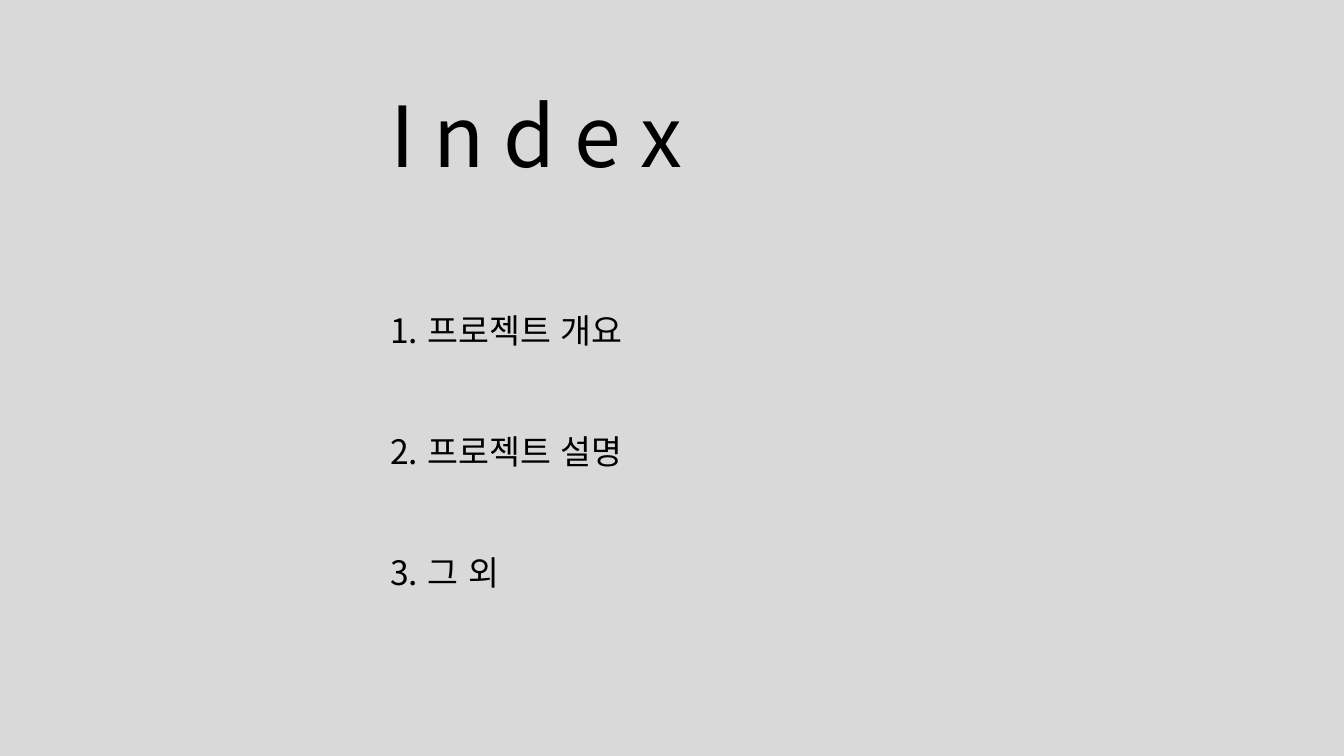
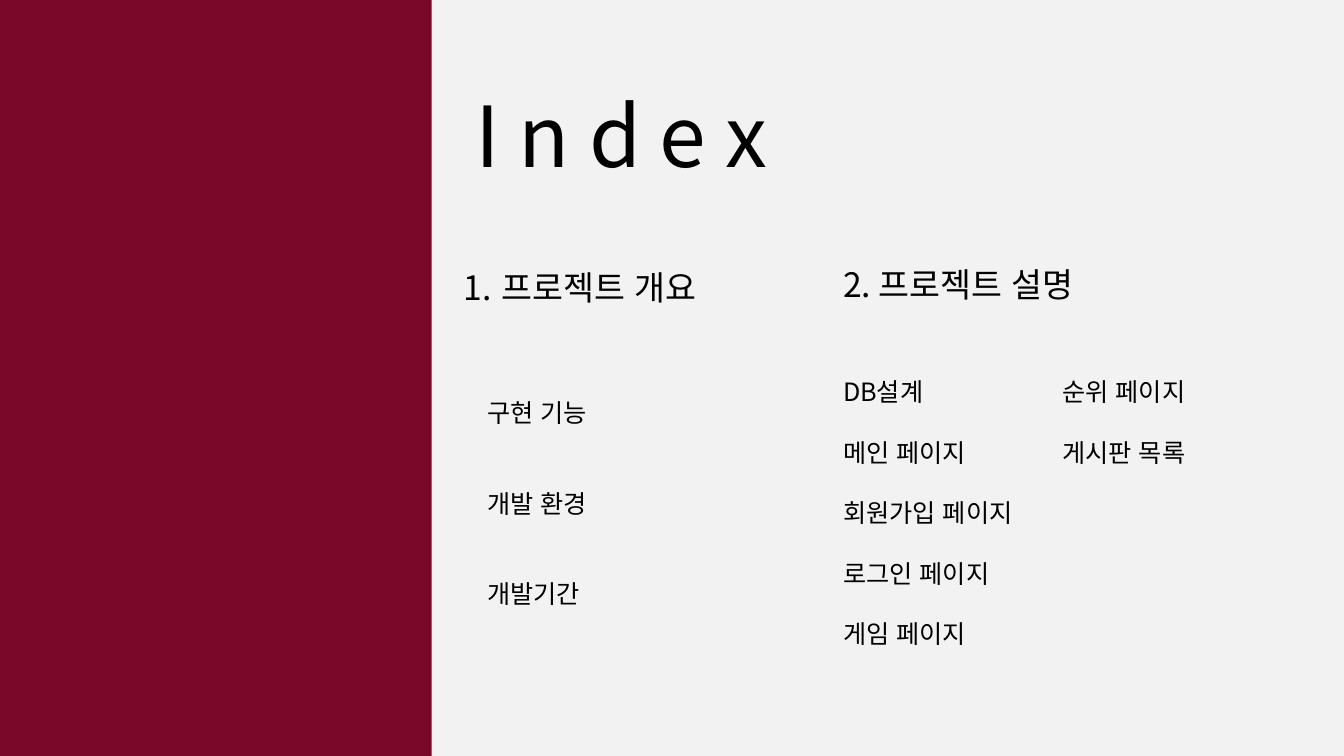
Before and after one commit to DevDogFe/baseball, a slide deck: slide 2 of 숫자 야구.pptx. Drawn at 1344x756 pixels with LibreOffice and Linux fonts; fonts in the diff are those of the drawing. Boxes give left, top, right and bottom in pixels: in the first picture for what was removed or moved away, otherwise in the second. Text is boxed around its words. In the diff, an @@ line names an element or a change of style, - is before the commit and + after.

```diff
--- a/숫자 야구.pptx
+++ b/숫자 야구.pptx
@@ background #D9D9D9 to #F2F2F2 @@
@@ rectangle added at bbox=[0, 0, 432, 756], fill #7A0929 @@
@@ title "I n d e x": place and size @@
-title "I n d e x" at bbox=[390, 100, 682, 168]
+title "I n d e x" at bbox=[476, 100, 767, 168]
@@ text "프로젝트 개요": place and size @@
-text "프로젝트 개요" at bbox=[428, 315, 623, 588]
+text "프로젝트 개요" at bbox=[501, 272, 696, 303]
@@ text added at bbox=[843, 269, 1074, 300], 24 pt, text #000000 @@
+2. 프로젝트 설명
@@ text added at bbox=[843, 380, 1013, 645], 18 pt, text #000000 @@
+DB설계
+메인 페이지
+회원가입 페이지
+로그인 페이지
+게임 페이지
@@ text added at bbox=[1062, 380, 1186, 464], 18 pt, text #000000 @@
+순위 페이지
+게시판 목록
@@ text added at bbox=[487, 401, 587, 605], 18 pt, text #000000 @@
+구현 기능
+개발 환경
+개발기간
@@ text at bbox=[428, 436, 623, 588]: paragraphs removed @@
-2. 프로젝트 설명
-3. 그 외
```
Also in this commit, not shown: 13 other slides changed, 1 slide added, 3 other files.
